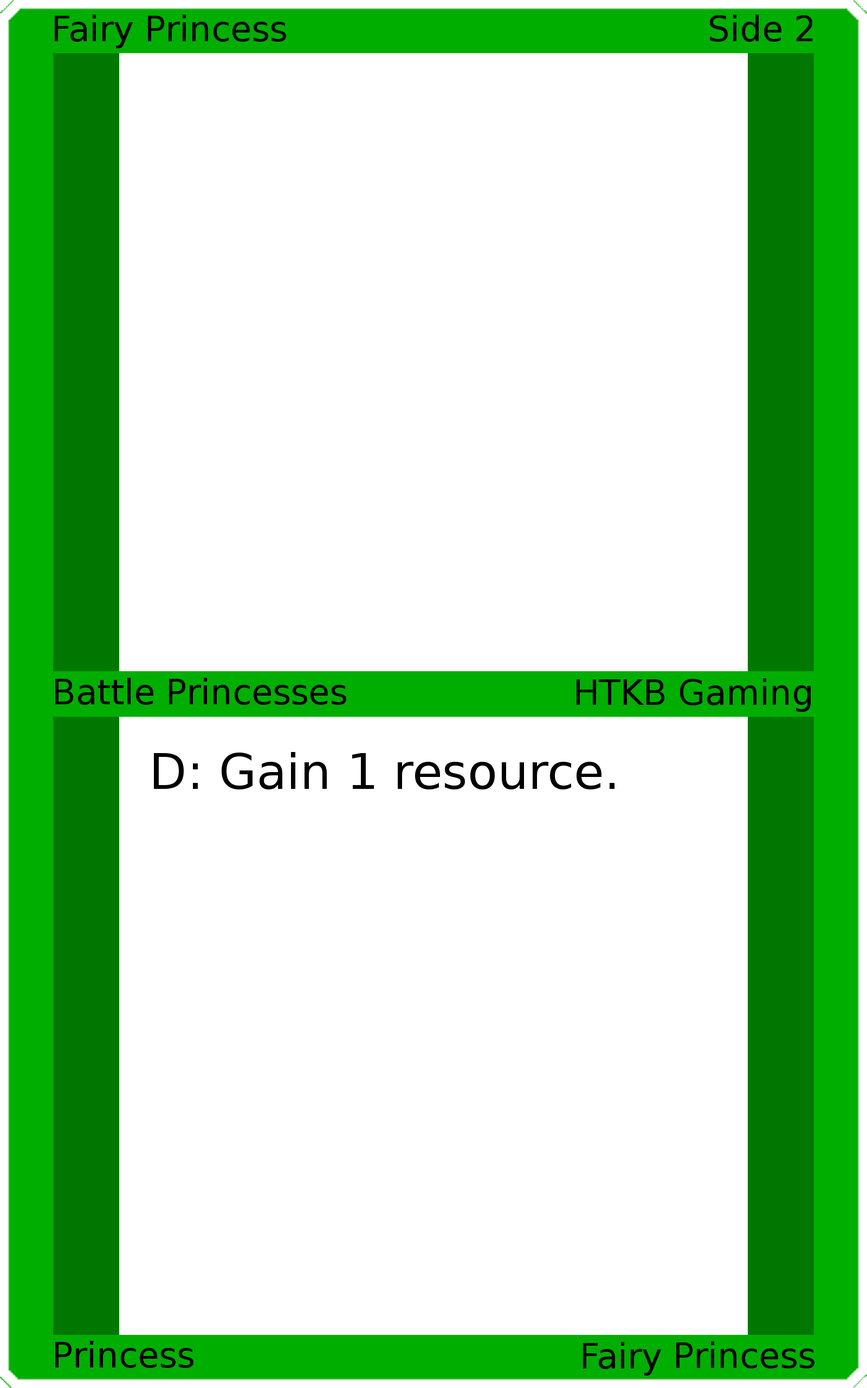
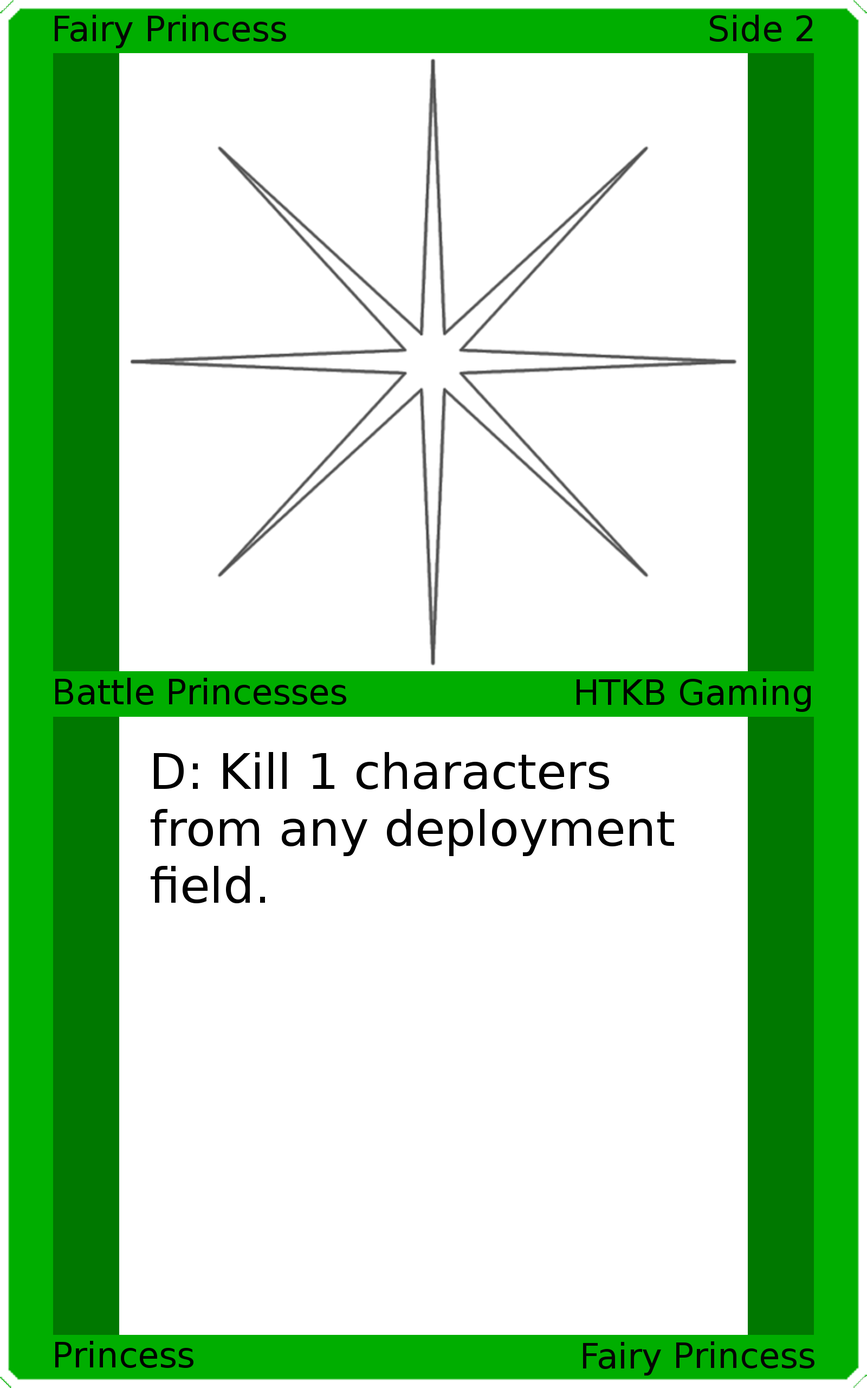
Two versions of the same layered image (867x1388). Layer-by-layer changes:
painted on "Card Text" over [150, 751, 675, 904]
added layer "Art" above "Top Background" over [129, 57, 738, 666]
